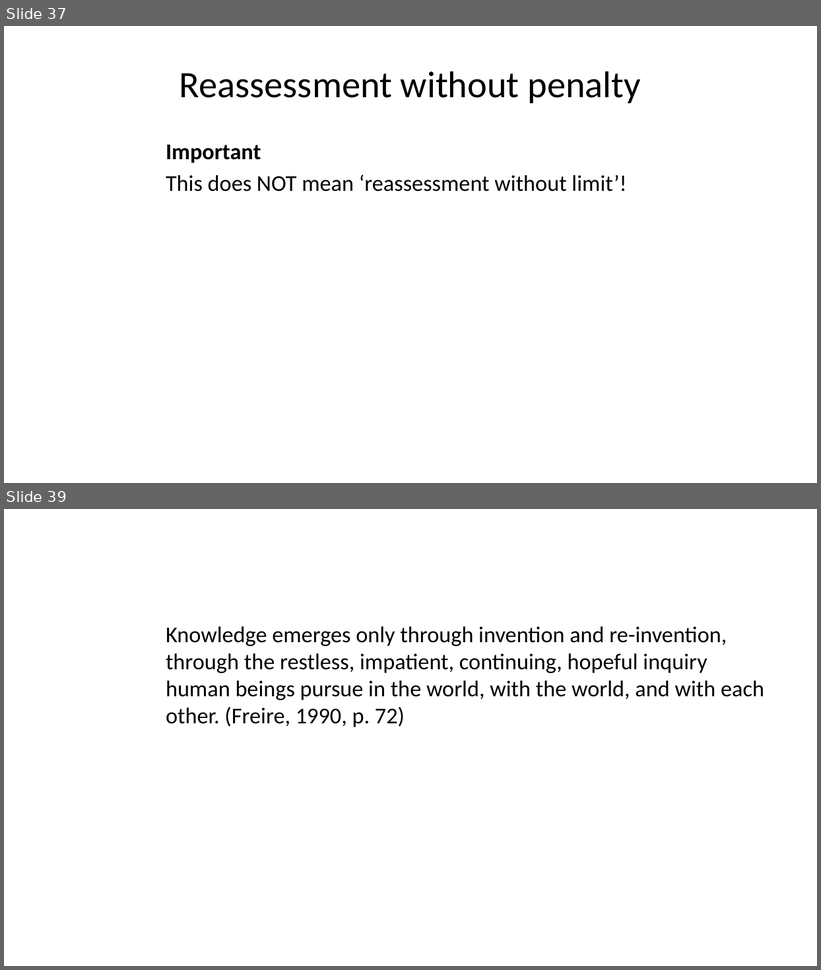
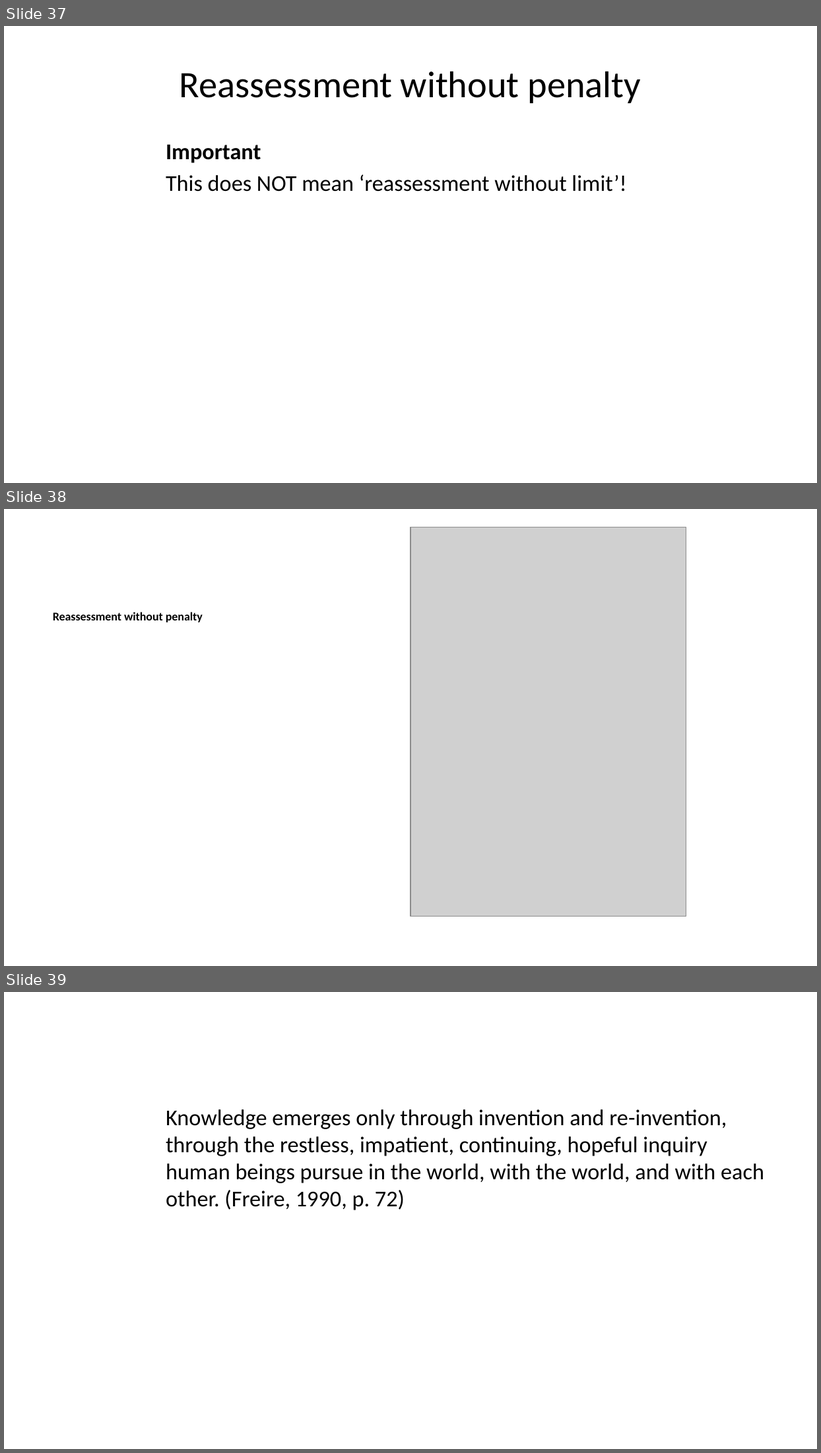
Before and after one commit to cmadland/slides, a slide deck: docs/posts/fpl-assessment/index.pptx. Shown one above the other, each under a label of ours: slides 37 and 39 before the commit, slides 37, 38 and 39 after it; the slides between them are not shown. The pictures are 821x970 and 821x1453 pixels, drawn with LibreOffice and Linux fonts; fonts in the diff are those of the drawing; grey boxes stand for pictures. Boxes give left, top, right and bottom in pixels: in the first picture for what was removed or moved away, otherwise in the second. Text is boxed around its words. In the diff, an @@ line names an element or a change of style, - is before the commit and + after.

```diff
--- a/docs/posts/fpl-assessment/index.pptx
+++ b/docs/posts/fpl-assessment/index.pptx
@@ slide 38 added at bbox=[4, 509, 817, 966], background #FFFFFF @@
@@ picture added at bbox=[411, 527, 686, 916] @@
@@ text added at bbox=[53, 612, 203, 623], 10.5 pt, text #000000, bold @@
+Reassessment without penalty
```
Also in this commit, not shown: 1 slide changed, 1 slide removed, 8 other files.
